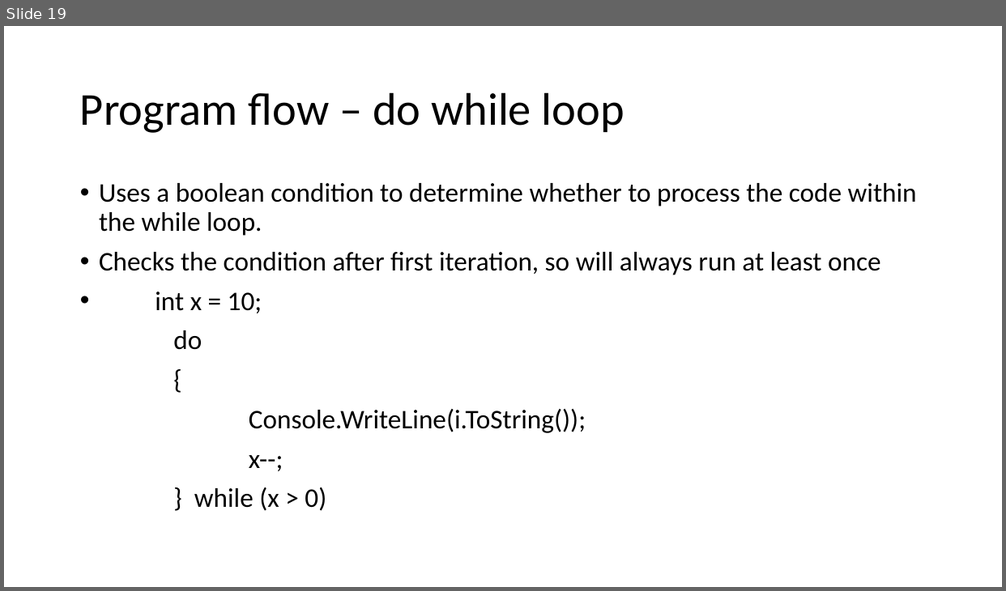
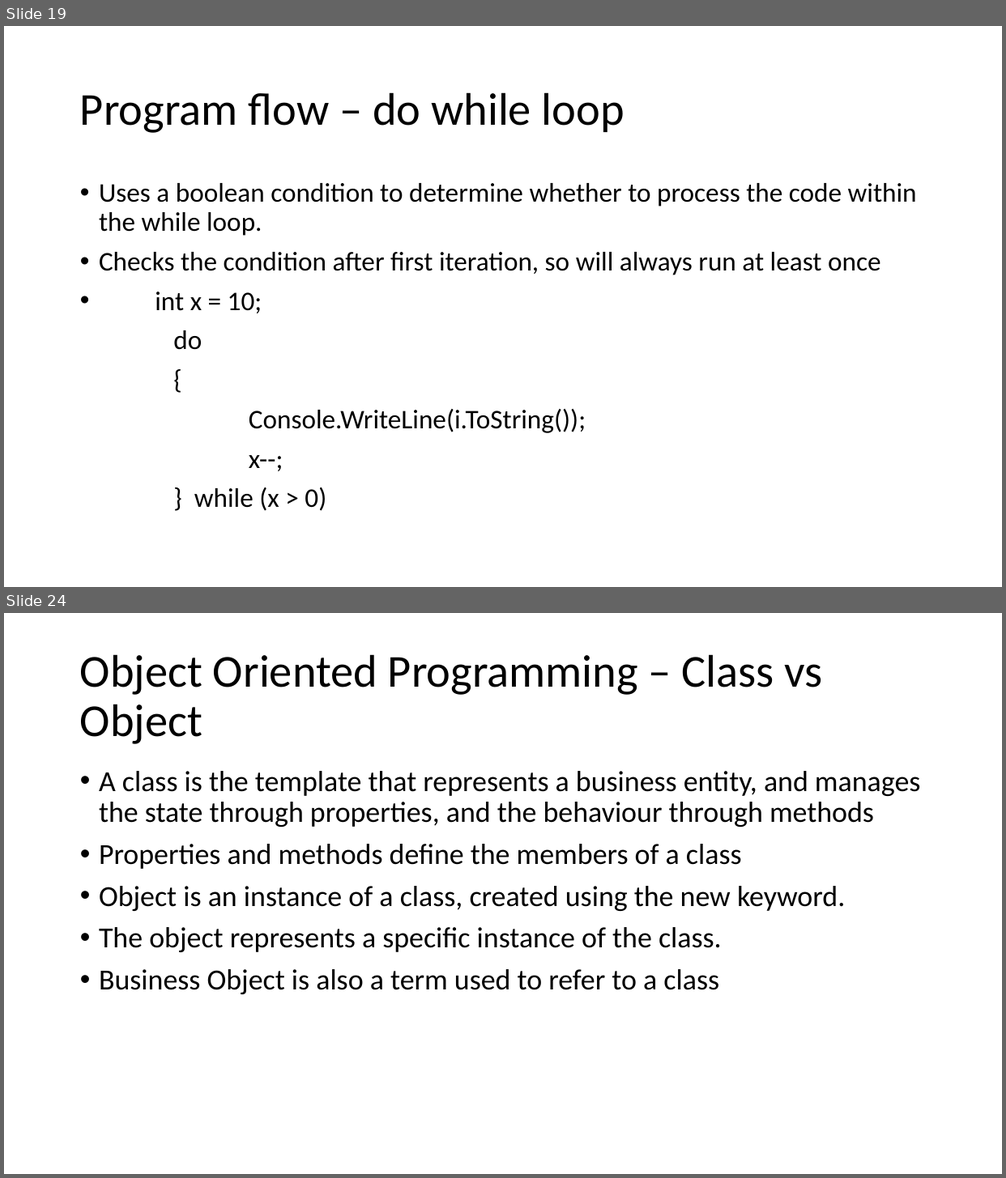
Before and after one commit to gavinhickford/Projects, a slide deck: Mentoring/Mentoring.pptx. Shown one above the other, each under a label of ours: slide 19 before the commit, slides 19 and 24 after it; the slides between them are not shown. The pictures are 1006x591 and 1006x1178 pixels, drawn with LibreOffice and Linux fonts; fonts in the diff are those of the drawing. Boxes give left, top, right and bottom in pixels: in the first picture for what was removed or moved away, otherwise in the second. Text is boxed around its words. In the diff, an @@ line names an element or a change of style, - is before the commit and + after.

```diff
--- a/Mentoring/Mentoring.pptx
+++ b/Mentoring/Mentoring.pptx
@@ slide 24 added at box(4, 613, 1002, 1174), background #FFFFFF @@
@@ title added at box(80, 654, 823, 744), 44 pt, text #000000 @@
+Object Oriented Programming – Class vs Object
@@ text added at box(99, 771, 920, 995), 28 pt, text #000000 @@
+• A class is the template that represents a business entity, and manages the state through properties, and the behaviour through methods
+• Properties and methods define the members of a class
+• Object is an instance of a class, created using the new keyword.
+• The object represents a specific instance of the class.
+• Business Object is also a term used to refer to a class
```
Also in this commit, not shown: 1 slide changed, 6 other slides added.
